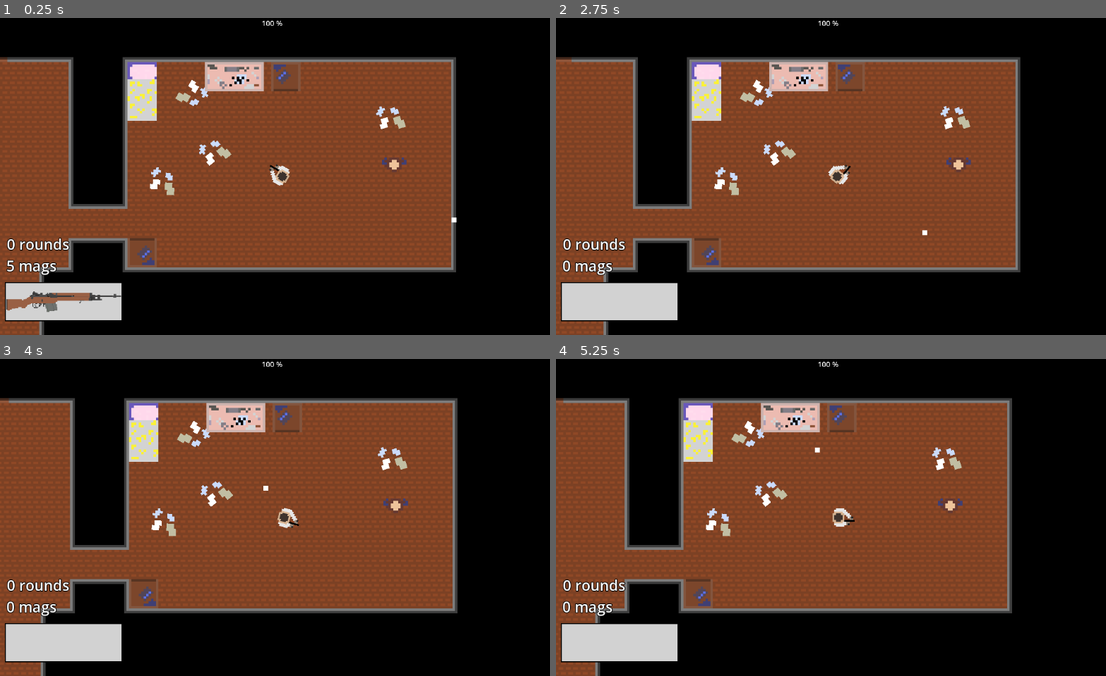
Above: before the commit, frames 1-4 (two rows, left to right).
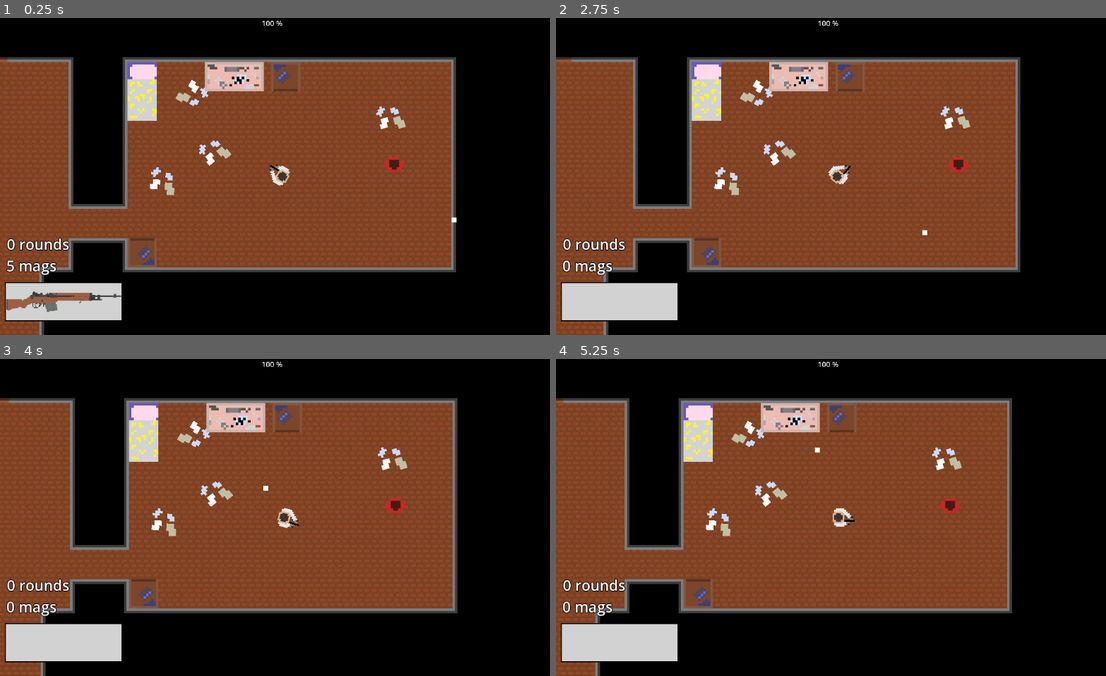
Above: after the commit, the same moments.

Repository: simplyuyu5/morimiya-like
Game: Godot game, scene res://scenes/maps/house.tscn
Same seed, same stepped clock (60 frames per second), same inputs: the game is played once before the commit and once after it. The project has no main scene, so this scene is started directly.
Inputs (mouse positions are in pixels of both pictures, inside the frame that each line leads up to):
- Up to frame 1 (0.25 s): no input
- Up to frame 2 (2.75 s): tap Enter at 0.5 s; move the mouse to (963, 160) at 0.52 s; tap 1 (1) at 0.6 s; tap 2 (2) at 0.8, 1.35 s; move the mouse to (726, 192) at 1.27 s; tap 3 (3) at 1.55, 2.1 s; tap Space at 2 s; move the mouse to (897, 106) at 2.02 s; tap A (a) at 2.3 s
- Up to frame 3 (4 s): move the mouse to (253, 580) at 2.77 s; tap A (a) at 2.85 s; tap D (d) at 3.05, 3.6 s; move the mouse to (451, 565) at 3.52 s; tap P (p) at 3.8 s
- Up to frame 4 (5.25 s): move the mouse to (671, 469) at 4.27 s; tap P (p) at 4.35 s; tap R (r) at 4.55, 5.1 s; move the mouse to (864, 517) at 5.02 s

The runs differ from the first frame. In frame 1, 0.2% of the frame differs, in the area x 69-74%, y 44-49%; in frame 2, 0.2%; in frame 3, 0.2%, in the area x 69-75%, y 44-49%; in frame 4, 0.2%.

Commit message:
0.44
npcs now put into one sprite sheet

Diff:
--- a/scenes/npc/30_npc.tscn
+++ b/scenes/npc/30_npc.tscn
@@ -1,12 +1,10 @@
-[gd_scene load_steps=19 format=3 uid="uid://dxgaqwnsyvxs0"]
-
-[ext_resource type="Texture2D" uid="uid://dobf1uhek57hj" path="res://images/living/corpses/dead-01.png" id="1_4xgab"]
+[gd_scene load_steps=27 format=3 uid="uid://dxgaqwnsyvxs0"]
+
 [ext_resource type="Script" uid="uid://ct3giwk67767l" path="res://scripts/30_npc_movement.gd" id="1_i76qr"]
 [ext_resource type="Script" uid="uid://cfhiihppfx3jj" path="res://scripts/30_npc_area.gd" id="2_i76qr"]
-[ext_resource type="Texture2D" uid="uid://3v45xq2out8" path="res://images/living/corpses/dead-02.png" id="2_kyfuo"]
 [ext_resource type="Script" uid="uid://dctjjv8s7j4es" path="res://scripts/sounds.gd" id="3_168wh"]
-[ext_resource type="Texture2D" uid="uid://degybtofviknl" path="res://images/living/corpses/dead-03.png" id="3_i76qr"]
-[ext_resource type="Texture2D" uid="uid://bjem2g437f1ub" path="res://images/living/corpses/dead-04.png" id="4_168wh"]
+[ext_resource type="Texture2D" uid="uid://cecdnh2t8e4wd" path="res://images/living/corpses/dead_list.png" id="4_kyfuo"]
+[ext_resource type="Texture2D" uid="uid://b6oyr1hf1j4si" path="res://images/living/npc_list.png" id="5_i76qr"]
 [ext_resource type="Texture2D" uid="uid://c6qcwyyd1rjbd" path="res://images/living/npc-01.png" id="5_k73aa"]
 [ext_resource type="Texture2D" uid="uid://5r3jknl314v6" path="res://images/living/npc-02.png" id="6_aqwbi"]
 [ext_resource type="Texture2D" uid="uid://5dtal3bbveej" path="res://images/living/npc-03.png" id="7_kbm7u"]
@@ -21,40 +19,86 @@
 width = 10
 height = 10
 
+[sub_resource type="AtlasTexture" id="AtlasTexture_168wh"]
+atlas = ExtResource("4_kyfuo")
+region = Rect2(0, 0, 15, 25)
+
+[sub_resource type="AtlasTexture" id="AtlasTexture_k73aa"]
+atlas = ExtResource("4_kyfuo")
+region = Rect2(15, 0, 15, 25)
+
+[sub_resource type="AtlasTexture" id="AtlasTexture_aqwbi"]
+atlas = ExtResource("4_kyfuo")
+region = Rect2(30, 0, 15, 25)
+
+[sub_resource type="AtlasTexture" id="AtlasTexture_kbm7u"]
+atlas = ExtResource("4_kyfuo")
+region = Rect2(45, 0, 15, 25)
+
+[sub_resource type="AtlasTexture" id="AtlasTexture_rk3wh"]
+atlas = ExtResource("4_kyfuo")
+region = Rect2(60, 0, 15, 25)
+
 [sub_resource type="SpriteFrames" id="SpriteFrames_gxeka"]
 animations = [{
 "frames": [{
 "duration": 1.0,
-"texture": ExtResource("1_4xgab")
-}, {
-"duration": 1.0,
-"texture": ExtResource("2_kyfuo")
-}, {
-"duration": 1.0,
-"texture": ExtResource("3_i76qr")
-}, {
-"duration": 1.0,
-"texture": ExtResource("4_168wh")
+"texture": SubResource("AtlasTexture_168wh")
+}, {
+"duration": 1.0,
+"texture": SubResource("AtlasTexture_k73aa")
+}, {
+"duration": 1.0,
+"texture": SubResource("AtlasTexture_aqwbi")
+}, {
+"duration": 1.0,
+"texture": SubResource("AtlasTexture_kbm7u")
+}, {
+"duration": 1.0,
+"texture": SubResource("AtlasTexture_rk3wh")
 }],
 "loop": true,
 "name": &"dead",
 "speed": 5.0
 }]
 
+[sub_resource type="AtlasTexture" id="AtlasTexture_bn6rf"]
+atlas = ExtResource("5_i76qr")
+region = Rect2(0, 0, 10, 10)
+
+[sub_resource type="AtlasTexture" id="AtlasTexture_gxeka"]
+atlas = ExtResource("5_i76qr")
+region = Rect2(10, 0, 10, 10)
+
+[sub_resource type="AtlasTexture" id="AtlasTexture_ojvar"]
+atlas = ExtResource("5_i76qr")
+region = Rect2(20, 0, 10, 10)
+
+[sub_resource type="AtlasTexture" id="AtlasTexture_otks3"]
+atlas = ExtResource("5_i76qr")
+region = Rect2(30, 0, 10, 10)
+
+[sub_resource type="AtlasTexture" id="AtlasTexture_0mefl"]
+atlas = ExtResource("5_i76qr")
+region = Rect2(40, 0, 10, 10)
+
 [sub_resource type="SpriteFrames" id="SpriteFrames_ojvar"]
 animations = [{
 "frames": [{
 "duration": 1.0,
-"texture": ExtResource("5_k73aa")
-}, {
-"duration": 1.0,
-"texture": ExtResource("6_aqwbi")
-}, {
-"duration": 1.0,
-"texture": ExtResource("7_kbm7u")
-}, {
-"duration": 1.0,
-"texture": ExtResource("8_rk3wh")
+"texture": SubResource("AtlasTexture_bn6rf")
+}, {
+"duration": 1.0,
+"texture": SubResource("AtlasTexture_gxeka")
+}, {
+"duration": 1.0,
+"texture": SubResource("AtlasTexture_ojvar")
+}, {
+"duration": 1.0,
+"texture": SubResource("AtlasTexture_otks3")
+}, {
+"duration": 1.0,
+"texture": SubResource("AtlasTexture_0mefl")
 }],
 "loop": true,
 "name": &"bodies",
--- a/scripts/30_npc_movement.gd
+++ b/scripts/30_npc_movement.gd
@@ -39,7 +39,7 @@
 @export var personality = persons["Agressive"]
 
 func _ready() -> void:
-	skins(randi_range(0,3))
+	skins(randi_range(0,4))
 	goal = goal_node
 	agent.target_position = goal.global_position
 
Binary file added: images/living/corpses/dead_list.png
Not shown, added: images/living/corpses/dead_list.png.import
Binary file added: images/living/npc_list.png
Not shown, added: images/living/npc_list.png.import
